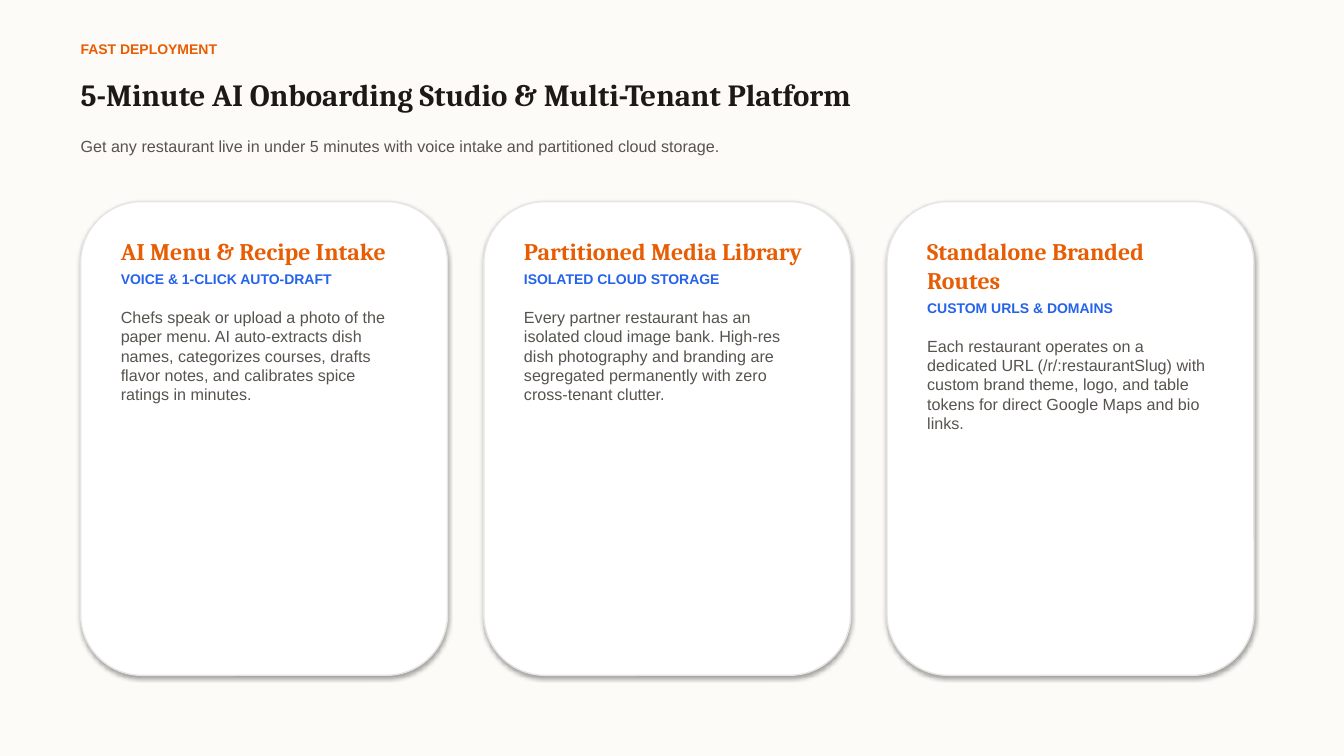
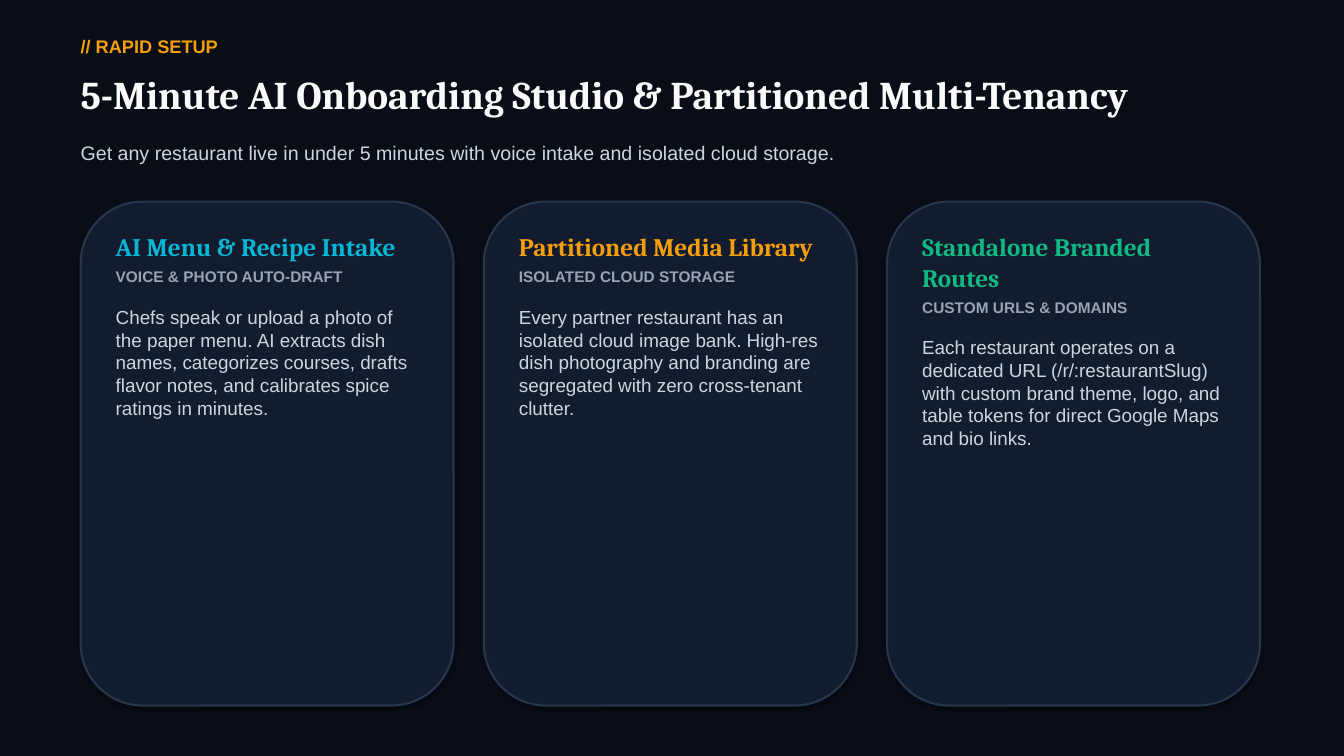
Before and after one commit to Stgtrgjrccx/menuz, a slide deck: slide 14 of public/menuz_executive_pitch_deck.pptx (slide 13 before the commit). Drawn at 1344x756 pixels with LibreOffice and Linux fonts; fonts in the diff are those of the drawing. Boxes give left, top, right and bottom in pixels: in the first picture for what was removed or moved away, otherwise in the second. Text is boxed around its words. In the diff, an @@ line names an element or a change of style, - is before the commit and + after.

```diff
--- a/public/menuz_executive_pitch_deck.pptx
+++ b/public/menuz_executive_pitch_deck.pptx
@@ rectangle at [0, 0, 1344, 756]: fill #FDFBF7 to #090D16 @@
@@ text removed at [81, 44, 217, 54] @@
-FAST DEPLOYMENT
@@ text added at [96, 40, 218, 53], 13 pt, text #F59E0B, bold @@
+// RAPID SETUP
@@ text at [81, 81, 1128, 118]: text changed; size 22 to 28 pt; text colour #1C1917 to #FAFAFA @@
-5-Minute AI Onboarding Studio & Multi-Tenant Platform
+5-Minute AI Onboarding Studio & Partitioned Multi-Tenancy
@@ text at [81, 145, 834, 164]: text changed; size 11.5 to 14 pt; text colour #57534E to #CBD5E1 @@
-Get any restaurant live in under 5 minutes with voice intake and partitioned cloud storage.
+Get any restaurant live in under 5 minutes with voice intake and isolated cloud storage.
@@ rounded rectangle: place and size @@
-rounded rectangle at [81, 202, 448, 676]
+rounded rectangle at [81, 202, 454, 706]
@@ fill #FFFFFF to #131C2E; outline #E7E5E4 1 pt to #27364F 1.5 pt in 3 elements at [81, 202, 454, 706], [887, 202, 1260, 706], [484, 202, 857, 706] @@
@@ rounded rectangle: place and size @@
-rounded rectangle at [484, 202, 851, 676]
+rounded rectangle at [484, 202, 857, 706]
@@ rounded rectangle: place and size @@
-rounded rectangle at [887, 202, 1254, 676]
+rounded rectangle at [887, 202, 1260, 706]
@@ text at [116, 238, 396, 262]: size 17 to 18 pt, text colour #E85D04 to #06B6D4 in "AI Menu & Recipe Intake" @@
@@ text at [519, 238, 812, 282]: size 17 to 18 pt, text colour #E85D04 to #F59E0B in "Partitioned Media Library"; size 10 to 11 pt, text colour #2563EB to #94A3B8 in "ISOLATED CLOUD STORAGE" @@
@@ text "Standalone Branded Routes" at [922, 238, 1220, 445]: size 17 to 18 pt, text colour #E85D04 to #10B981 in "Standalone Branded Routes"; size 10 to 11 pt, text colour #2563EB to #94A3B8 in "CUSTOM URLS & DOMAINS"; size 11.5 to 13.5 pt, text colour #57534E to #CBD5E1 in "Each restaurant operates on a dedicated URL ..." @@
@@ text at [116, 271, 407, 419]: text changed; size 11.5 to 13.5 pt; text colour #57534E to #CBD5E1 @@
-VOICE & 1-CLICK AUTO-DRAFT
-Chefs speak or upload a photo of the paper menu. AI auto-extracts dish names, categorizes courses, drafts flavor notes, and calibrates spice ratings in minutes.
+VOICE & PHOTO AUTO-DRAFT
+Chefs speak or upload a photo of the paper menu. AI extracts dish names, categorizes courses, drafts flavor notes, and calibrates spice ratings in minutes.
@@ text at [519, 310, 818, 415]: text changed; size 11.5 to 13.5 pt; text colour #57534E to #CBD5E1 @@
-Every partner restaurant has an isolated cloud image bank. High-res dish photography and branding are segregated permanently with zero cross-tenant clutter.
+Every partner restaurant has an isolated cloud image bank. High-res dish photography and branding are segregated with zero cross-tenant clutter.
```
Also in this commit, not shown: 9 other slides changed, 8 slides added, 6 slides removed, 7 other files.
